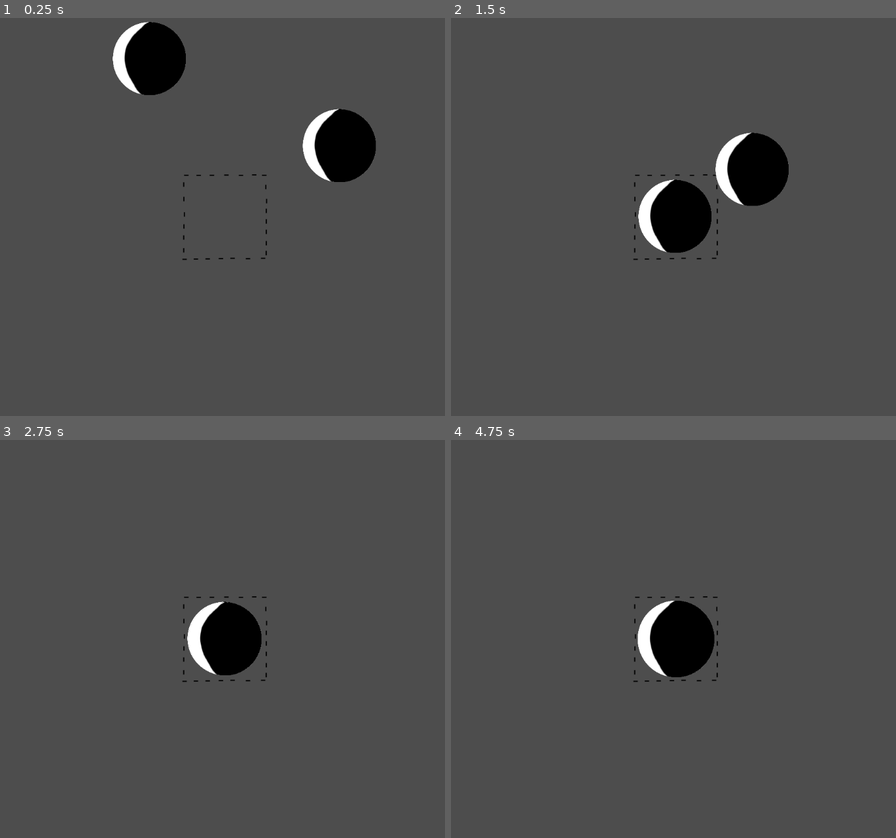
Above: before the commit, frames 1-4 (two rows, left to right).
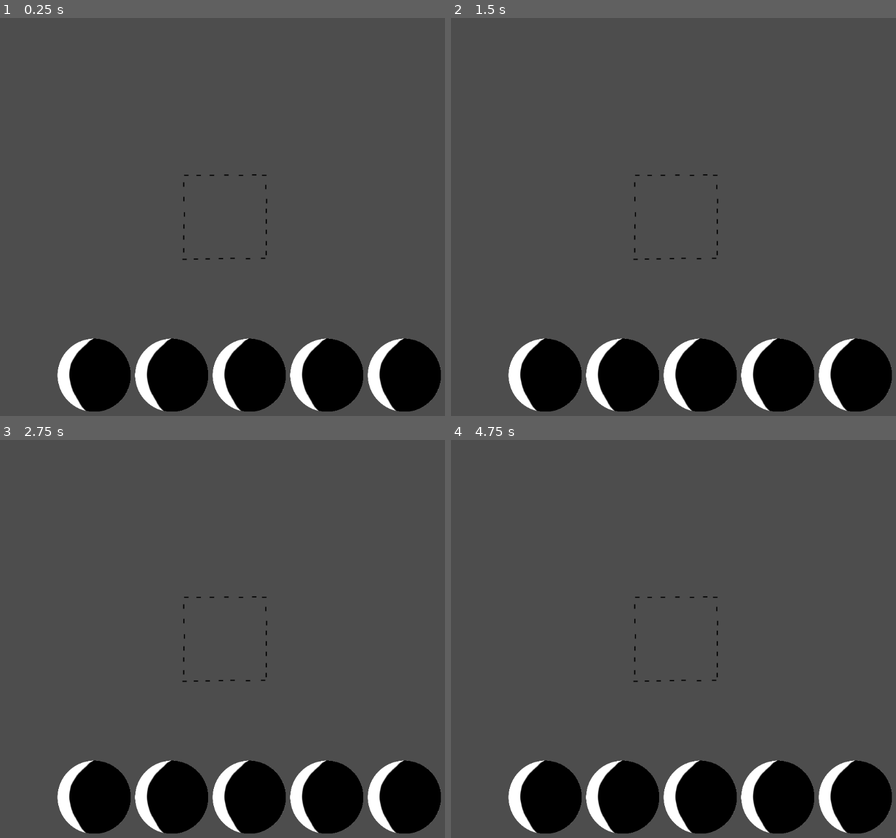
Above: after the commit, the same moments.

Repository: yusufvg/half-moon-game
Game: Godot game, scene res://scenes/Main.tscn
Two runs of this game, one before a commit and one after it. Both use one fixed random seed, a clock stepped at 60 frames per second and the inputs below. Before the commit the project starts from res://Main.tscn.
Inputs (mouse positions are in pixels of both pictures, inside the frame that each line leads up to):
- Up to frame 1 (0.25 s): no input
- Up to frame 2 (1.5 s): tap Enter at 0.5 s; drag from (602, 57) to (677, 217) at 0.52 s; drag from (789, 145) to (677, 217) at 1.27 s
- Up to frame 3 (2.75 s): move the mouse to (302, 507) at 2.02 s; click (302, 507) at 2.17 s
- Up to frame 4 (4.75 s): tap Space at 2.75, 4.25 s; drag from (673, 726) to (544, 543) at 2.77 s; tap Enter at 3.5 s; move the mouse to (855, 702) at 3.52 s; click (855, 702) at 3.67 s; drag from (544, 543) to (677, 639) at 4.27 s

The runs differ from the first frame. In frame 1, 17% of the frame differs, in the area x 12-100%, y 0-99%; in frame 2, 17%, in the area x 12-100%, y 28-99%; in frame 3, 14%; in frame 4, 15%.

Commit message:
reorg files + start building player hand

Diff:
--- a/Main.tscn
+++ /dev/null
@@ -1,19 +0,0 @@
-[gd_scene load_steps=4 format=3 uid="uid://d2dkxyuhehc6p"]
-
-[ext_resource type="Script" path="res://CardManager.gd" id="1_1ckoo"]
-[ext_resource type="PackedScene" uid="uid://bw22wxpualqaa" path="res://Card.tscn" id="2_ttlwj"]
-[ext_resource type="PackedScene" uid="uid://b208kaxpvtc24" path="res://CardSlot.tscn" id="3_e5w4i"]
-
-[node name="Main" type="Node2D"]
-
-[node name="CardSlot" parent="." instance=ExtResource("3_e5w4i")]
-position = Vector2(488, 572)
-
-[node name="CardManager" type="Node2D" parent="."]
-script = ExtResource("1_1ckoo")
-
-[node name="Card" parent="CardManager" instance=ExtResource("2_ttlwj")]
-position = Vector2(334, 246)
-
-[node name="Card2" parent="CardManager" instance=ExtResource("2_ttlwj")]
-position = Vector2(726, 426)
--- a/project.godot
+++ b/project.godot
@@ -11,7 +11,7 @@
 [application]
 
 config/name="half-moon"
-run/main_scene="res://Main.tscn"
+run/main_scene="res://scenes/Main.tscn"
 config/features=PackedStringArray("4.3", "GL Compatibility")
 
 [display]
--- a/Card.tscn
+++ b/scenes/Card.tscn
@@ -1,6 +1,6 @@
 [gd_scene load_steps=4 format=3 uid="uid://bw22wxpualqaa"]
 
-[ext_resource type="Script" path="res://Card.gd" id="1_8cmku"]
+[ext_resource type="Script" path="res://scripts/Card.gd" id="1_8cmku"]
 [ext_resource type="Texture2D" uid="uid://b4815u6nbtqa3" path="res://assets/waxing-cresent.png" id="1_feq15"]
 
 [sub_resource type="RectangleShape2D" id="RectangleShape2D_4gq7k"]
--- a/CardSlot.tscn
+++ b/scenes/CardSlot.tscn
@@ -1,7 +1,7 @@
 [gd_scene load_steps=4 format=3 uid="uid://b208kaxpvtc24"]
 
 [ext_resource type="Texture2D" uid="uid://soy61833e27f" path="res://assets/slot.png" id="1_6knt1"]
-[ext_resource type="Script" path="res://CardSlot.gd" id="1_lry4w"]
+[ext_resource type="Script" path="res://scripts/CardSlot.gd" id="1_lry4w"]
 
 [sub_resource type="RectangleShape2D" id="RectangleShape2D_ls5b8"]
 size = Vector2(179, 179)
--- /dev/null
+++ b/scenes/Main.tscn
@@ -0,0 +1,16 @@
+[gd_scene load_steps=4 format=3 uid="uid://d2dkxyuhehc6p"]
+
+[ext_resource type="Script" path="res://scripts/CardManager.gd" id="1_1ckoo"]
+[ext_resource type="PackedScene" uid="uid://b208kaxpvtc24" path="res://scenes/CardSlot.tscn" id="3_e5w4i"]
+[ext_resource type="Script" path="res://scripts/PlayerHand.gd" id="3_sipd8"]
+
+[node name="Main" type="Node2D"]
+
+[node name="CardSlot" parent="." instance=ExtResource("3_e5w4i")]
+position = Vector2(488, 572)
+
+[node name="CardManager" type="Node2D" parent="."]
+script = ExtResource("1_1ckoo")
+
+[node name="PlayerHand" type="Node2D" parent="."]
+script = ExtResource("3_sipd8")
--- a/CardManager.gd
+++ b/scripts/CardManager.gd
@@ -47,12 +47,10 @@
 	card.connect('hovered', on_hovered_card)
 	card.connect('hovered_off', on_hovered_off_card)
 
-
 func on_hovered_card(card):
 	if !is_hovering_on_card:
 		is_hovering_on_card = true
 		highlight_card(card, true)
-
 
 func on_hovered_off_card(card):
 	highlight_card(card, false)
@@ -62,7 +60,6 @@
 		highlight_card(new_card_hovered, true)
 	else:
 		is_hovering_on_card = false
-
 
 func highlight_card(card, hovered):
 	if hovered:
--- /dev/null
+++ b/scripts/PlayerHand.gd
@@ -0,0 +1,49 @@
+extends Node2D
+
+const HAND_COUNT = 5
+const CARD_SCENE_PATH = 'res://scenes/Card.tscn'
+const CARD_SIZE = 160
+const HAND_Y_MARGIN = 20
+
+var player_hand = []
+var center_screen_x
+var hand_y_position
+
+# Called when the node enters the scene tree for the first time.
+func _ready() -> void:
+	center_screen_x = get_viewport().size.x / 2
+	hand_y_position = get_viewport().size.y - HAND_Y_MARGIN - CARD_SIZE
+
+	var card_scene = preload(CARD_SCENE_PATH)
+	for i in range(HAND_COUNT):
+		var new_card = card_scene.instantiate()
+		$"../CardManager".add_child(new_card)
+		new_card.name = "Card"
+		add_card_to_hand(new_card)
+
+
+# Called every frame. 'delta' is the elapsed time since the previous frame.
+func _process(delta: float) -> void:
+	pass
+
+# Helpers
+
+func add_card_to_hand(card):
+	player_hand.insert(0, card)
+	update_hand_positions()
+
+func update_hand_positions():
+	for i in range(player_hand.size()):
+		var new_position = Vector2(calculate_card_position(i), hand_y_position)
+		var card = player_hand[i]
+		animate_card_to_position(card, new_position)
+
+func calculate_card_position(i):
+	var hand_width = (player_hand.size() - 1) * CARD_SIZE
+	var card_x_offset = i * CARD_SIZE
+	var x_position = card_x_offset + (center_screen_x - hand_width / 2)
+	return x_position
+
+func animate_card_to_position(card, position):
+	var tween = get_tree().create_tween()
+	tween.tween_property(card, 'position', position, 0.1)
Renamed: Card.gd -> scripts/Card.gd
Renamed: CardSlot.gd -> scripts/CardSlot.gd
